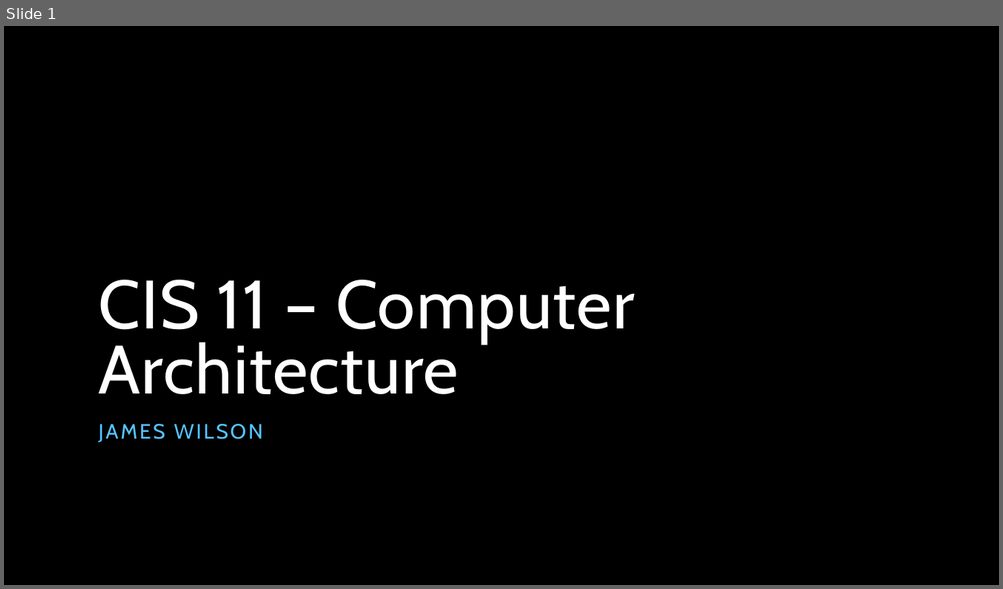
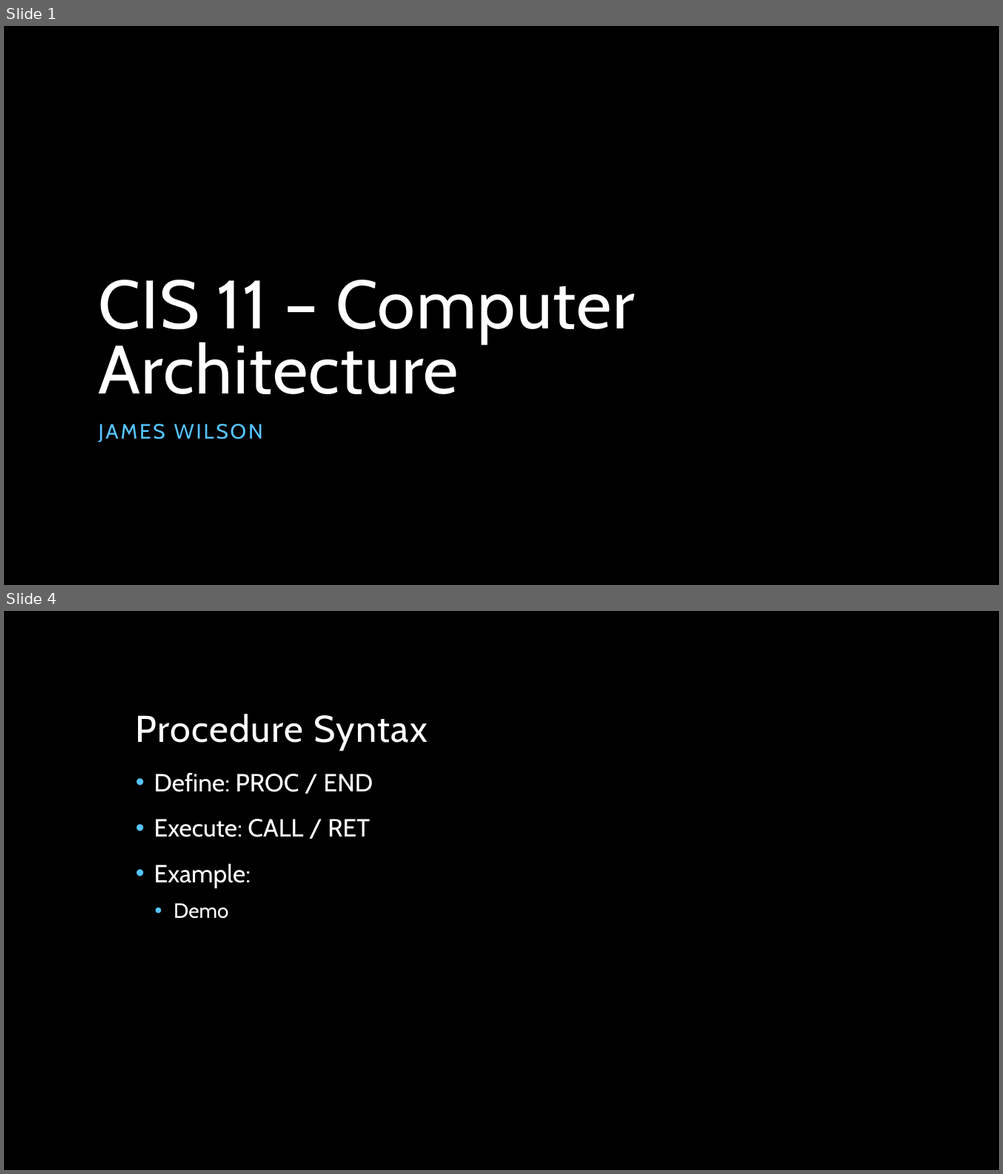
Before and after one commit to jameswilson281/CIS---11-Assembly-Programming, a slide deck: Week 6/06 - Procedures.pptx. Shown one above the other, each under a label of ours: slide 1 before the commit, slides 1 and 4 after it; the slides between them are not shown. The pictures are 1003x589 and 1003x1174 pixels, drawn with LibreOffice and Linux fonts; fonts in the diff are those of the drawing; background and template pictures are left out. Boxes give left, top, right and bottom in pixels: in the first picture for what was removed or moved away, otherwise in the second. Text is boxed around its words. In the diff, an @@ line names an element or a change of style, - is before the commit and + after.

```diff
--- a/Week 6/06 - Procedures.pptx
+++ b/Week 6/06 - Procedures.pptx
@@ slide 4 added at box(4, 611, 999, 1170), background picture (left out) @@
@@ title added at box(136, 714, 427, 750), 36 pt, text #FFFFFF @@
+Procedure Syntax
@@ text added at box(154, 772, 373, 919), 24 pt, text #FFFFFF @@
+• Define: PROC / END
+• Execute: CALL / RET
+• Example:
+  • Demo
```
Also in this commit, not shown: 3 other slides added.
